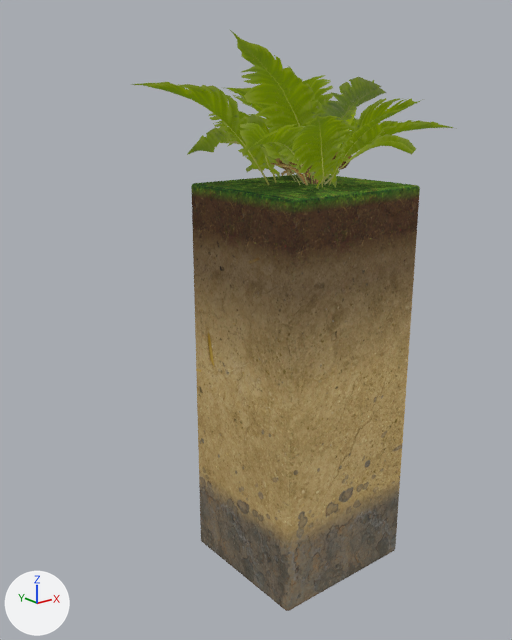
The glTF model src/assets/models/GecoLab/geco_ground_profile.glb, before and after one commit.
Before and after are seen from a 50 mm camera at (-1.017, -1.323, 0.941) aimed at (0.273, 0.29, 0.296). Arrows for +X, +Y and +Z are at lower left; the lights stay in place. Where no turn or scale is listed for an object, it has been applied to the vertices.

Objects in the first picture: 'geco_groundprofile'.
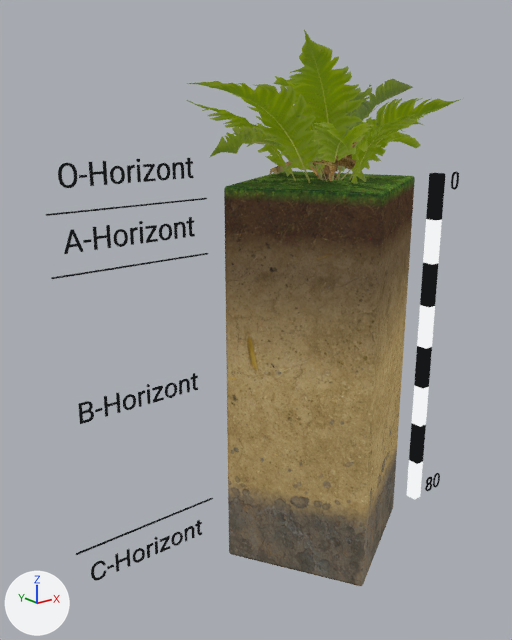
Where the change shows, as pixel boxes [x1, y1, x2, y2] in the pictures (512 x 640 px):
'geco_groundprofile', turned
    before: [130, 28, 457, 611]
    after: [186, 30, 461, 586]
'geco_groundprofile_text_R', added
    after: [406, 172, 459, 500]
'geco_groundprofile_text_L', added
    after: [46, 158, 213, 581]

Edits to the bpy script that builds the scene:
```text
Add img_groundprofile_text_defaultmaterial_basemap:
    img_groundprofile_text_defaultmaterial_basemap = load_image('groundprofile_text_DefaultMaterial_BaseMap', '_unpacked/groundprofile_text_DefaultMaterial_BaseMap', 1024, 1024, 'sRGB')
Add mat_material:
    mat_material = bpy.data.materials.new('Material')
    # uses the picture img_groundprofile_text_defaultmaterial_basemap
Add me_mesh_002:
    me_mesh_002.from_pydata(...)  # 1996 vertices, 3992 faces; spans x -0.097..0.051, y -0.005..0.035, z -0.327..0.868
    me_mesh_002.materials.append(mat_material)
Add me_mesh_001:
    me_mesh_001.from_pydata(...)  # 10124 vertices, 20108 faces; spans x -0.244..0.219, y -0.002..0.006, z -0.657..0.512
    me_mesh_001.materials.append(mat_material)
Change ob_geco_groundprofile:
    ob_geco_groundprofile.rotation_euler: (1.571, 0.0, 0.0) -> (1.571, 0.0, 0.517)  # degrees (90, 0, 0) -> degrees (90, 0, 30)
Add ob_geco_groundprofile_text_r:
    ob_geco_groundprofile_text_r = bpy.data.objects.new('geco_groundprofile_text_R', me_mesh_002)
    ob_geco_groundprofile_text_r.location = (0.994, 0.13, -0.16)
Add ob_geco_groundprofile_text_l:
    ob_geco_groundprofile_text_l = bpy.data.objects.new('geco_groundprofile_text_L', me_mesh_001)
    ob_geco_groundprofile_text_l.location = (-0.109, 0.302, 0.281)
```
